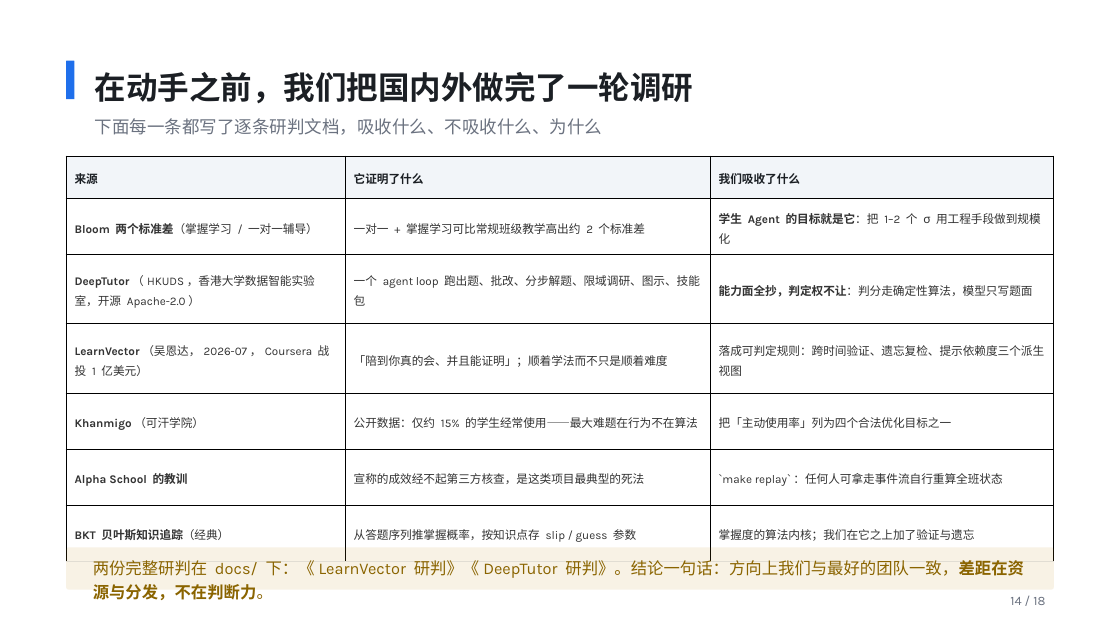
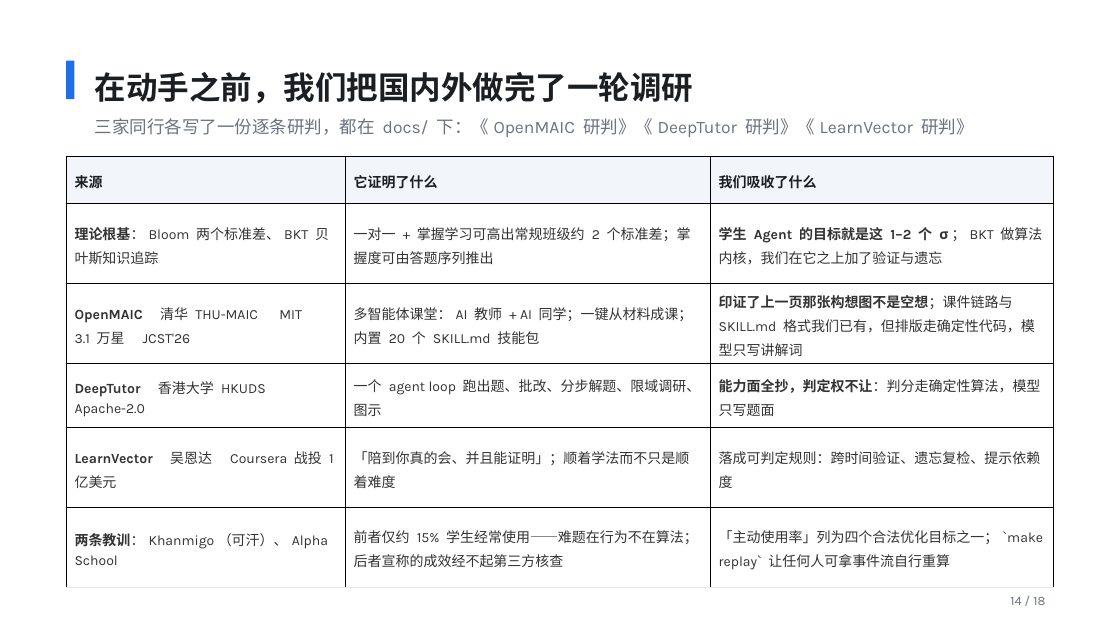
Before and after one commit to codesoldier99/AI_EDU, a slide deck: slide 14 of docs/slides/AI冲击下的行动准备_全院教师汇报.pptx. Drawn at 1120x630 pixels with LibreOffice and Linux fonts; fonts in the diff are those of the drawing. Boxes give left, top, right and bottom in pixels: in the first picture for what was removed or moved away, otherwise in the second. Text is boxed around its words. In the diff, an @@ line names an element or a change of style, - is before the commit and + after.

```diff
--- a/docs/slides/AI冲击下的行动准备_全院教师汇报.pptx
+++ b/docs/slides/AI冲击下的行动准备_全院教师汇报.pptx
@@ text at (95,118,973,137): text changed @@
-下面每一条都写了逐条研判文档，吸收什么、不吸收什么、为什么
+三家同行各写了一份逐条研判，都在 docs/ 下：《OpenMAIC 研判》《DeepTutor 研判》《LearnVector 研判》
@@ table at (66,156,1054,586) @@
-row 2: Bloom 两个标准差（掌握学习 / 一对一辅导） | 一对一 + 掌握学习可比常规班级教学高出约 2 个标准差 | 学生 Agent 的目标就是它：把 1–2 个 σ 用工程手段做到规模化
-row 3: DeepTutor（HKUDS，香港大学数据智能实验室，开源 Apache-2.0） | 一个 agent loop 跑出题、批改、分步解题、限域调研、图示、技能包 | 能力面全抄，判定权不让：判分走确定性算法，模型只写题面
-row 4: LearnVector（吴恩达，2026-07，Coursera 战投 1 亿美元） | 「陪到你真的会、并且能证明」；顺着学法而不只是顺着难度 | 落成可判定规则：跨时间验证、遗忘复检、提示依赖度三个派生视图
-row 5: Khanmigo（可汗学院） | 公开数据：仅约 15% 的学生经常使用——最大难题在行为不在算法 | 把「主动使用率」列为四个合法优化目标之一
-row 6: Alpha School 的教训 | 宣称的成效经不起第三方核查，是这类项目最典型的死法 | `make replay`：任何人可拿走事件流自行重算全班状态
-row 7: BKT 贝叶斯知识追踪（经典） | 从答题序列推掌握概率，按知识点存 slip / guess 参数 | 掌握度的算法内核；我们在它之上加了验证与遗忘
+row 2: 理论根基：Bloom 两个标准差、BKT 贝叶斯知识追踪 | 一对一 + 掌握学习可高出常规班级约 2 个标准差；掌握度可由答题序列推出 | 学生 Agent 的目标就是这 1–2 个 σ；BKT 做算法内核，我们在它之上加了验证与遗忘
+row 3: OpenMAIC 清华 THU-MAIC MIT 3.1 万星 JCST'26 | 多智能体课堂：AI 教师 + AI 同学；一键从材料成课；内置 20 个 SKILL.md 技能包 | 印证了上一页那张构想图不是空想；课件链路与 SKILL.md 格式我们已有，但排版走确定性代码，模型只写讲解词
+row 4: DeepTutor 香港大学 HKUDS Apache-2.0 | 一个 agent loop 跑出题、批改、分步解题、限域调研、图示 | 能力面全抄，判定权不让：判分走确定性算法，模型只写题面
+row 5: LearnVector 吴恩达 Coursera 战投 1 亿美元 | 「陪到你真的会、并且能证明」；顺着学法而不只是顺着难度 | 落成可判定规则：跨时间验证、遗忘复检、提示依赖度
+row 6: 两条教训：Khanmigo（可汗）、Alpha School | 前者仅约 15% 学生经常使用——难题在行为不在算法；后者宣称的成效经不起第三方核查 | 「主动使用率」列为四个合法优化目标之一；`make replay` 让任何人可拿事件流自行重算
@@ rounded rectangle removed at (66,548,1054,590) @@
@@ text removed at (93,558,1024,600) @@
-两份完整研判在 docs/ 下：《LearnVector 研判》《DeepTutor 研判》。结论一句话：方向上我们与最好的团队一致，差距在资源与分发，不在判断力。
```
Also in this commit, not shown: 3 other files.
